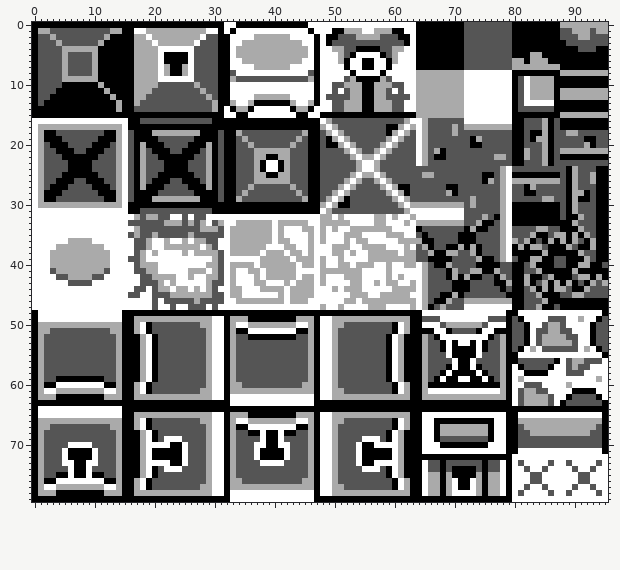
Two versions of one pixel-art file, assets/parts.aseprite. Above, as it was before the edit.
96x80 pixels, 1 frame.
And afterwards:
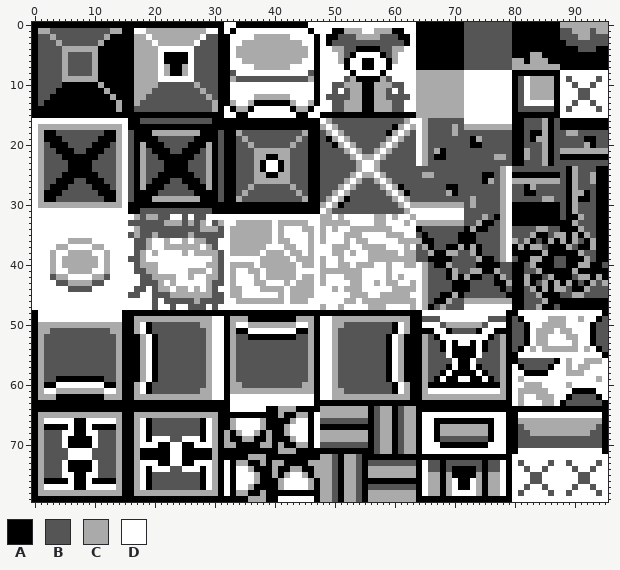
Palette (. is transparent): A #000000  B #555555  C #aaaaaa  D #ffffff
Commit: Tile and Part implementation
Changes in this commit:
y 8: x 88..95 CCCCCCCC -> DDDDDDDD
y 9: x 88..95 AAAAAAAA -> DBDDDDBD
y 10: x 88..95 AAAAAAAA -> DDBDDBDD
y 11..12: x 88..95 CCCCCCCC -> DDDBBDDD
y 13: x 88..95 AAAAAAAA -> DDBDDBDD
y 14: x 88..95 AAAAAAAA -> DBDDDDBD
y 15: x 88..95 CCCCCCCC -> DDDDDDDD
y 17: x 59 A -> B
y 20: x 49 A -> B
y 27: x 62 A -> B
y 30: x 52 A -> B
y 37: x 6..9 CCCC -> DDDD
y 38: x 4..5 CC -> DD; x 10..11 CC -> DD
y 39..40: x 4 C -> D; x 11 C -> D
y 41: x 3..5 BCC -> CDD; x 10..12 CCB -> DDC
y 42: x 3..12 DBBCCCCBBD -> BCCDDDDCCB
y 43: x 4..11 DDBBBBDD -> BBCCCCBB
y 44: x 6..9 DDDD -> BBBB
y 49: x 86..88 BBB -> CCC
y 50: x 85 B -> C; x 88 B -> C
y 51: x 84..85 BB -> CC; x 87..89 CBB -> DCC
y 52: x 84 B -> C; x 86..90 CCCBB -> DDDCC
y 53: x 84 B -> C; x 86..90 CCCCB -> DDDDC
y 54: x 85..90 BBBBBB -> CCCCCC
y 56: x 89..94 BCCBBB -> CDDCCC
y 57: x 89..92 BCBB -> CDCC
y 58: x 89..91 BBB -> CCC
y 60: x 82..84 BBB -> CCC
y 61: x 81 B -> C; x 84..85 BB -> CC
y 62: x 81..83 BCC -> CDD; x 86 B -> C
y 63: x 81..84 BCCC -> CDDD; x 86 B -> C
y 64: x 1..14 DDDDDDDDDDDDDD -> AAAAAAAAAAAAAA; x 33..38 AAAAAA -> DDDDDD; x 41..43 AAA -> CCC; x 48..55 AAAAAAAA -> CCCCCCCC; x 57..59 AAA -> BCC; x 61..63 AAA -> BCC
y 65: x 1..14 DDDDDDDDDDDDDD -> CCCCCCCCCCCCCC; x 30..31 DD -> CA; x 33..35 CCC -> AAA; x 41 A -> C; x 46..49 CADD -> ADCC; x 56..57 CC -> AB; x 60..61 CC -> AB; x 63 A -> C
y 66: x 2..13 CCCCCCCCCCCC -> DDDDDAADDDDD; x 28..31 CCDD -> ADCA; x 36..37 CC -> DD; x 39..42 CCCC -> AAAA; x 46..51 CADDCC -> ADBBBB; x 56 B -> A; x 58..59 BB -> CC; x 61 D -> B; x 63 A -> C
y 67: x 2..13 CBBBBBBBBBBC -> AAAADAADAAAA; x 28..31 BCDD -> ADCA; x 34..35 AA -> DD; x 38..42 DDDDD -> CAAAC; x 44..56 AACADDCBBBBBB -> DDADAAAAAAAAA; x 58..59 BB -> CC; x 61 D -> B; x 63 A -> C
y 68: x 5..10 BBBBBB -> DDAADD; x 17..20 ACDA -> CDAB; x 28..39 BCDDACBBAADA -> ADCACACDDCAC; x 41..49 DAABBCADD -> ACDDDADCC; x 51..56 BBBBBB -> CCCCCA; x 58..63 BADCAA -> CCABCC
y 69: x 5..10 BBBBBB -> DAAAAD; x 17..21 ACDAB -> CDADD; x 23..39 DDBBBBCDDACBBBBDA -> BBDDDADCACAACCAAC; x 41..49 DBBBBCADD -> AACDDADCC; x 51..63 BBBBDDDBADCAA -> CCCCCABCCABCC
y 70: x 5..10 BDDDDB -> DAAAAD; x 17..18 AC -> CD; x 21..32 DDAADBBBCDDA -> AADDAADDDCAC; x 34..39 BBBDDA -> AAAACC; x 41..50 DDBBBCADDC -> CAACCADBBB; x 54..55 DA -> BB; x 57..63 DDDDCAA -> BCCABCC
y 71: x 5..10 DAAAAD -> BDDDDB; x 17..19 ACD -> CAA; x 23..31 AADBBBCDD -> DDAAAAACA; x 33..37 CBBBD -> AAAAA; x 41..46 ADBBBC -> CCCAAA; x 48..54 DDCBBBD -> AAAAAAA; x 57..63 AAADCAA -> BCCABCC
y 72: x 5..10 DAAAAD -> BDDDDB; x 17..19 ACD -> CAA; x 23..31 AADBBBCDD -> DDAAAAACA; x 33..38 CBBBDA -> AAACCC; x 42..46 DBBBC -> AAAAA; x 48..54 DDCBBBD -> CCBACCB; x 60..61 DC -> AA
y 73: x 6 D -> A; x 9 D -> A; x 17..18 AC -> CD; x 21..45 DDAADBBBCDDACBBBBDDDDBBBB -> AADDAADDDCADACCAACACCAAAA; x 47..54 ADDCBBBD -> CCCBACCB; x 56..63 ADDDDCAA -> BBBBBBBB
y 74: x 5..6 BD -> DA; x 9..10 DB -> AD; x 17..21 ACDAB -> CDADD; x 23..53 DDBBBBCDDACBBBBBBBBBBBBCADDCBBB -> BBDDDADCADADDCAAACAACCAACCCBACC; x 55..60 DDDBAD -> ACCCCC; x 62..63 AA -> CC
y 75: x 4..5 AA -> BD; x 10..11 AA -> DB; x 17..20 ACDA -> CDAB; x 28..53 BCDDACBBBBBBBBBBBBCADDCBBB -> ADCADADDDCAACACDDCACCCBACC; x 55..60 BBBBAD -> ACCCCC; x 62..63 AA -> CC
y 76: x 4..5 DD -> AA; x 7..8 DD -> AA; x 10..11 DD -> AA; x 28..45 BCDDACCBBBBBBBBBBC -> ADCADADDDCAAACDDDD; x 48..53 DDCBBB -> CCBACC; x 55..59 BBBBB -> AAAAA; x 61..62 DC -> AA
y 77: x 4..11 CCCCCCCC -> DDDAADDD; x 28..35 CCDDACCC -> ADCADADD; x 37..40 CCCC -> AAAA; x 42..45 CCCC -> DDDD; x 48..53 DDCCBB -> CCBACC; x 55 B -> A; x 60..63 ADCA -> BBBB
y 78: x 4..11 AAAAAAAA -> CCCCCCCC; x 30..46 DDADDDDDDDDDDDDDD -> CADACCAACAAAAAAAA; x 48..51 DDCC -> CCBA; x 54..55 CC -> BA; x 63 A -> C
y 79: x 33..40 DDDDDDDD -> AAACCCAA; x 48..50 AAA -> CCB; x 52..54 AAA -> CCB; x 56..63 AAAAAAAA -> CCCCCCCC
